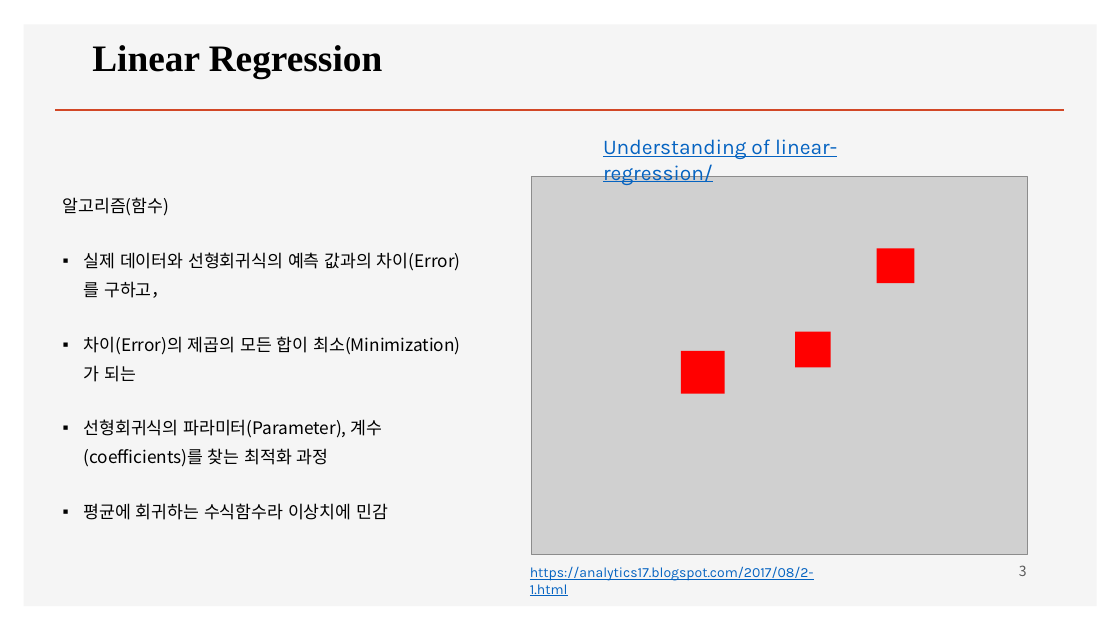
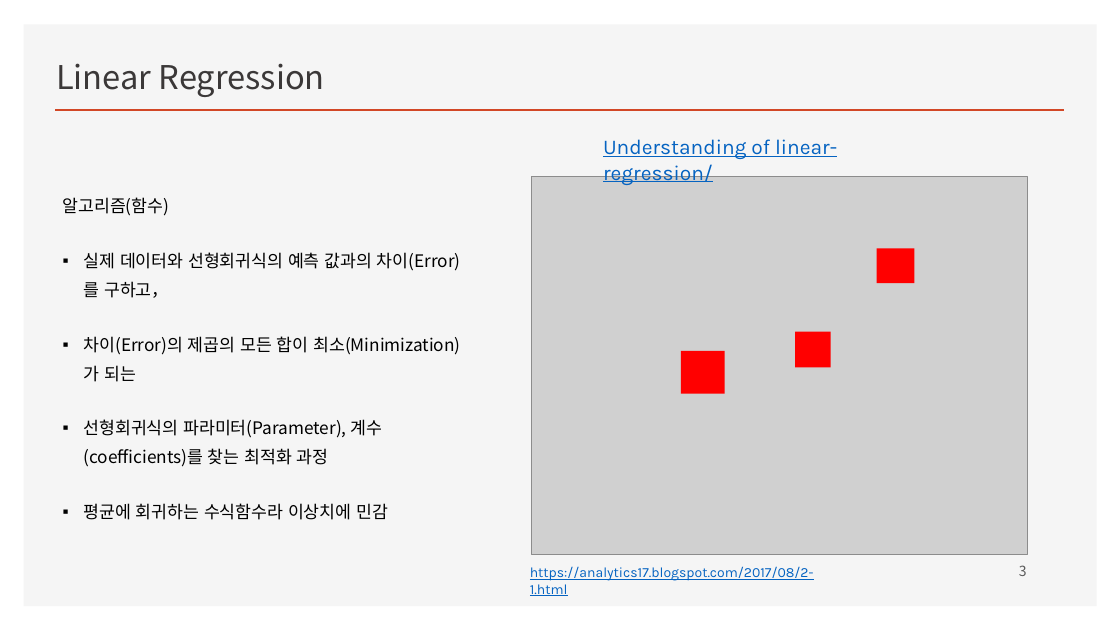
Before and after one commit to ancestor9/mathematics-for-machine-learning, a slide deck: slide 3 of w4_Perceptron_Regression.pptx. Drawn at 1120x630 pixels with LibreOffice and Linux fonts; fonts in the diff are those of the drawing; grey boxes stand for pictures; background and template pictures are left out. Boxes give left, top, right and bottom in pixels: in the first picture for what was removed or moved away, otherwise in the second. Text is boxed around its words. In the diff, an @@ line names an element or a change of style, - is before the commit and + after.

```diff
--- a/w4_Perceptron_Regression.pptx
+++ b/w4_Perceptron_Regression.pptx
@@ title "Linear Regression": place and size @@
-title "Linear Regression" at <box>92,45,383,78</box>
+title "Linear Regression" at <box>56,63,325,97</box>
@@ title "Linear Regression" at <box>56,63,325,97</box>: size 32 to 28 pt, font Times New Roman to Noto Sans CJK KR, text colour #000000 to #3B3838, bold off @@
```
Also in this commit, not shown: 20 other slides changed, 5 slides removed.
